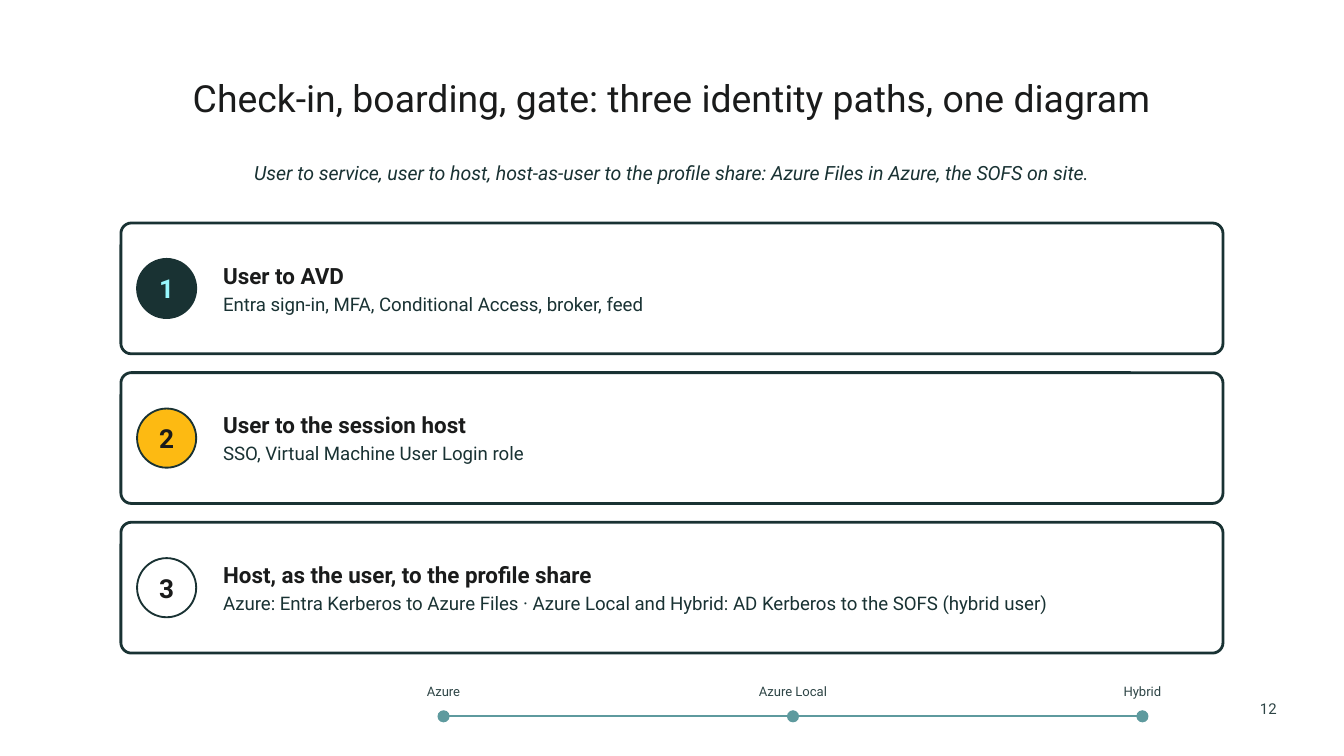
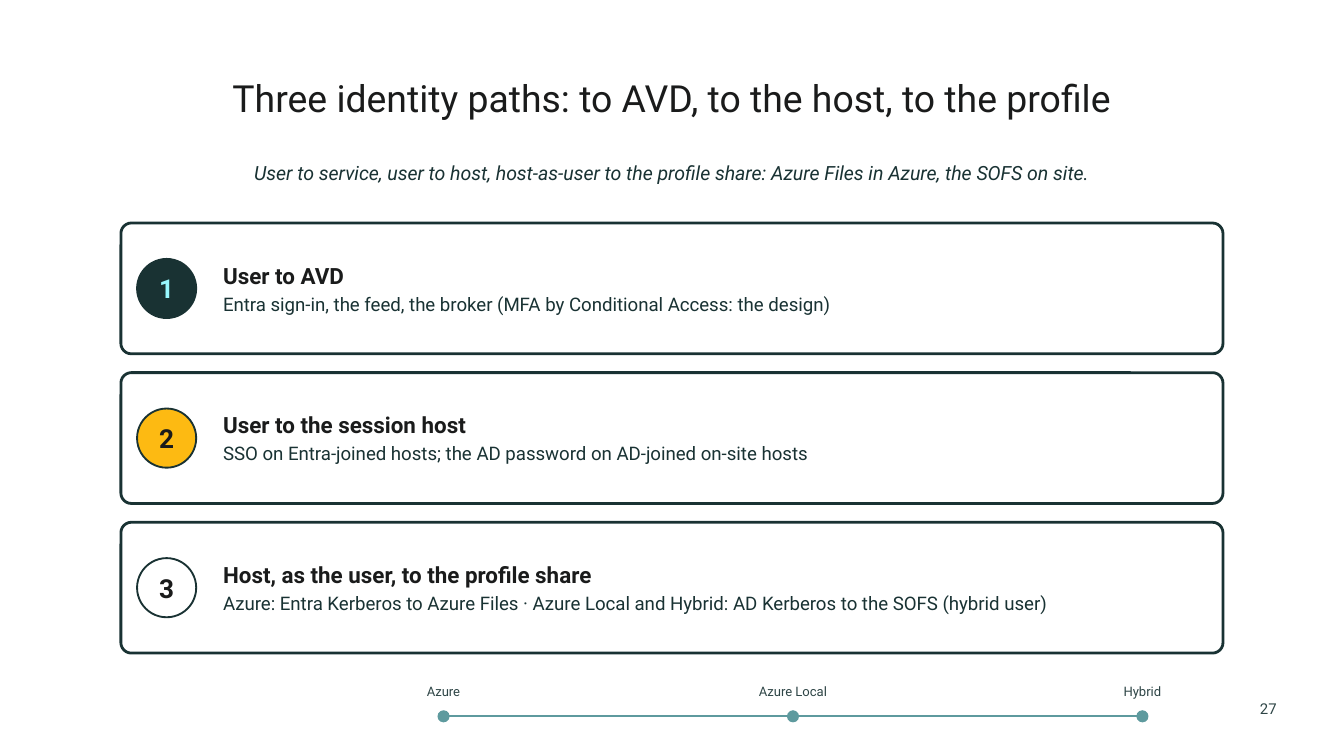
Before and after one commit to thisismydemo/nic2026_avd, a slide deck: slide 27 of presentation/AVD_Anywhere_NIC2026.pptx (slide 12 before the commit). Drawn at 1344x756 pixels with LibreOffice and Linux fonts; fonts in the diff are those of the drawing; background and template pictures are left out. Boxes give left, top, right and bottom in pixels: in the first picture for what was removed or moved away, otherwise in the second. Text is boxed around its words. In the diff, an @@ line names an element or a change of style, - is before the commit and + after.

```diff
--- a/presentation/AVD_Anywhere_NIC2026.pptx
+++ b/presentation/AVD_Anywhere_NIC2026.pptx
@@ title at (232,83,1110,120): text changed @@
-Check-in, boarding, gate: three identity paths, one diagram
+Three identity paths: to AVD, to the host, to the profile
@@ text at (223,296,830,315): text changed @@
-Entra sign-in, MFA, Conditional Access, broker, feed
+Entra sign-in, the feed, the broker (MFA by Conditional Access: the design)
@@ text at (223,446,808,464): text changed @@
-SSO, Virtual Machine User Login role
+SSO on Entra-joined hosts; the AD password on AD-joined on-site hosts
@@ text at (1260,703,1277,714): text changed @@
-12
+27
```
Also in this commit, not shown: 24 other slides changed, 15 slides added, 8 slides removed, 1 other file.
